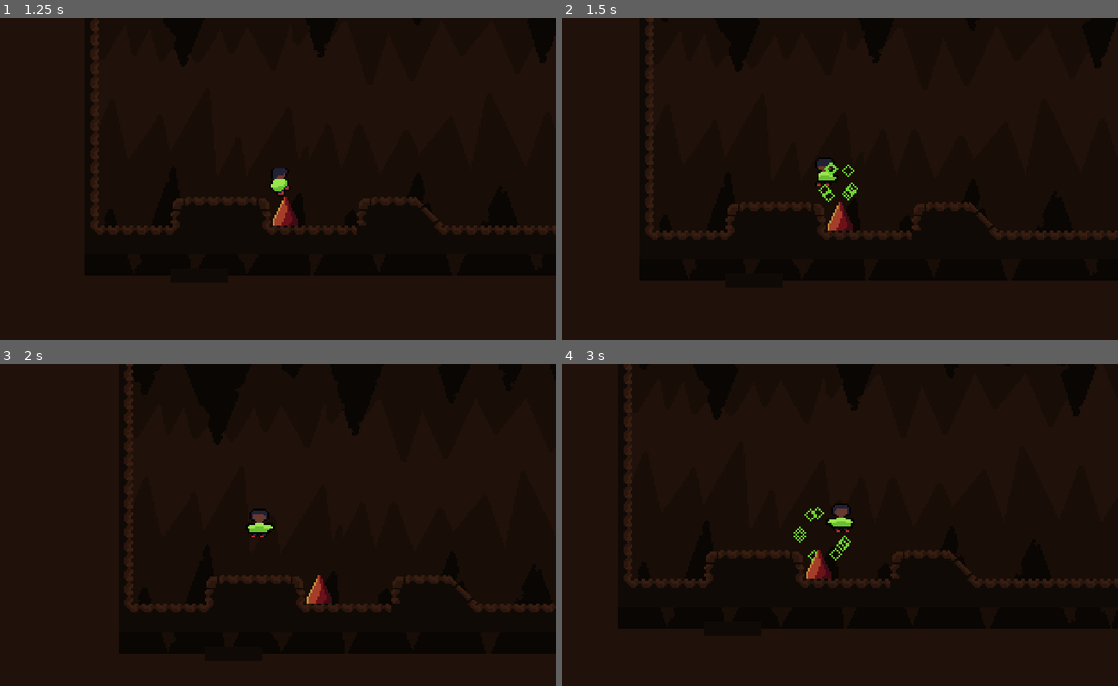
Above: before the commit, frames 1-4 (two rows, left to right).
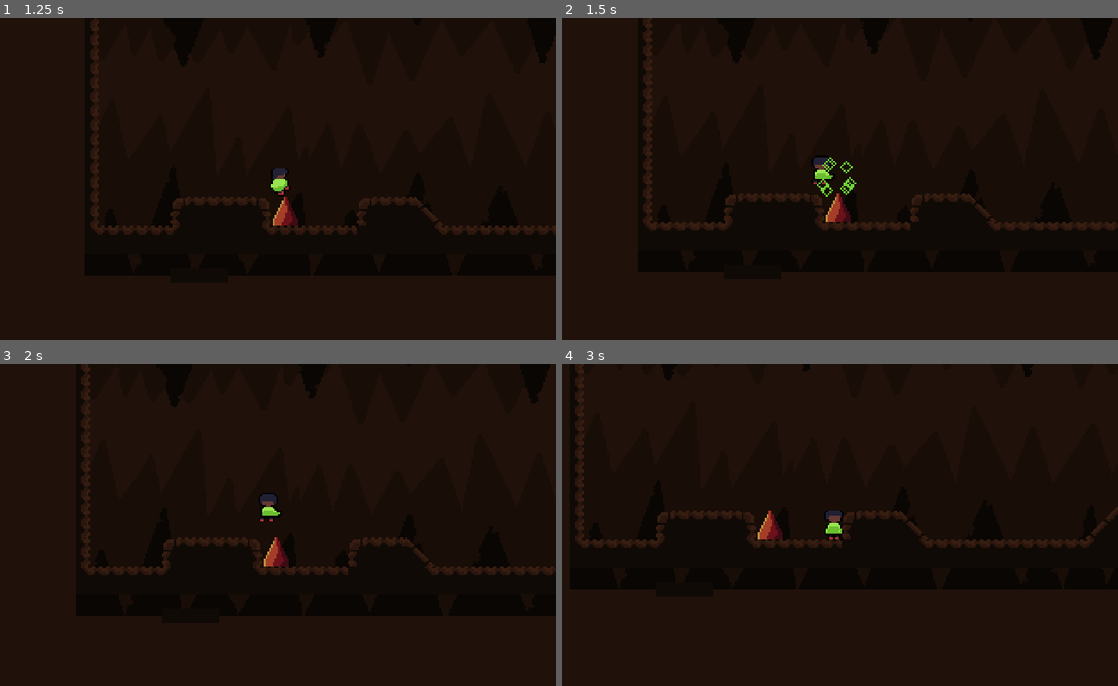
Above: after the commit, the same moments.

Repository: Omegalolchan/Cave_Runner
Game: Godot game, scene res://assets/Scenes/HighResDebugScene.tscn
The game is run twice, just before and just after one commit, with the same random seed, the same clock (stepped at 60 frames per second) and the same inputs.
Inputs:
- Up to frame 1 (1.25 s): tap Enter at 0.5 s; hold Right (moveRight) from 0.53 s (still down); hold Down (slide) from 0.53 s (still down); tap C (jump) at 0.77 s
- Up to frame 2 (1.5 s): release Right (moveRight) at 1.28 s; release Down (slide) at 1.28 s; hold Left (moveLeft) from 1.28 s (still down); tap Down (slide) at 1.35 s
- Up to frame 3 (2 s): keep holding Left (moveLeft); tap C (jump) at 1.52 s
- Up to frame 4 (3 s): release Left (moveLeft) at 2.03 s; hold Down (slide) 2.03-2.78 s; hold Right (moveRight) from 2.03 s (still down); tap Down (slide) at 2.85 s

Frame 1 is identical in both runs. In frame 2, 4.0% of the frame differs, in the area x 14-100%, y 0-69%; in frame 3, 3.9%; in frame 4, 4.2%, in the area x 10-100%, y 27-70%.

Commit message:
trying to make death anim effect

Diff:
--- a/assets/Scripts/PlayerAnim.gd
+++ b/assets/Scripts/PlayerAnim.gd
@@ -4,8 +4,11 @@
 	"", # EX : air, jump (all ground anim cancels)
 	0,
 ]
+@onready var player : Player= get_parent()
 
 var on : bool = true
+
+var death_push: Vector2
 
 enum anim_to_play {
 	IDLE,
@@ -58,6 +61,12 @@
 
 	pass
 
+func _process(_delta: float) -> void:
+	if animation == 'DIE':
+		offset = lerp(offset, death_push, 0.5)
+		player.velocity = Vector2.ZERO
+	return
+
 func calc_slide_angle(speed : Vector2) -> anim_to_play:
 	if speed.y > 0:
 		return anim_to_play.SLIDE_DOWN
@@ -73,6 +82,10 @@
 	play(anim_array[anim], 1.0, false)
 	return
 
+func update_death_push(_vector : Vector2, speed : float = 10):
+	death_push = (player.velocity * -1).normalized() * speed
+	return
+
 
 func _on_player_died():
 	on = false
@@ -82,4 +95,6 @@
 
 func _on_death_particle_finished():
 	on = true
+	death_push = Vector2.ZERO
+	offset = Vector2(0,0)
 	pass # Replace with function body.
--- a/assets/Scripts/PlayerArea2D.gd
+++ b/assets/Scripts/PlayerArea2D.gd
@@ -3,6 +3,8 @@
 @onready var player : Player = get_node('../../Player')
 
 func _physics_process(_delta):
-	if get_overlapping_bodies():
-		player.Die()
+	var bodies : Array[Node2D] = get_overlapping_bodies()
+	if bodies.size() > 0:
+		get_node('../Sprite').update_death_push(Vector2.ZERO, 10)
+		player.die()
 	return
--- a/assets/Scripts/PlayerMovement.gd
+++ b/assets/Scripts/PlayerMovement.gd
@@ -67,9 +67,9 @@
 	return
 # }}}
 
-func Die():
+func die():
 	died.emit()
-	added_velocity = Vector2(0,-1)
+	added_velocity = Vector2.ZERO
 	base_velocity = Vector2.ZERO
 	return
 
